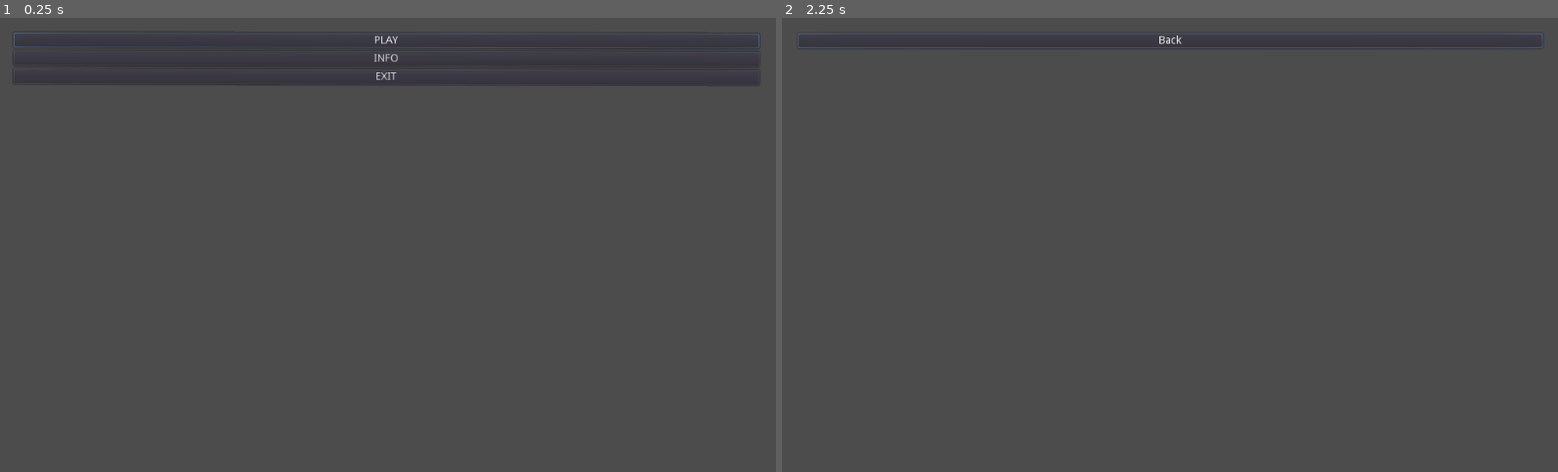
Above: before the commit, frames 1-2 (left to right).
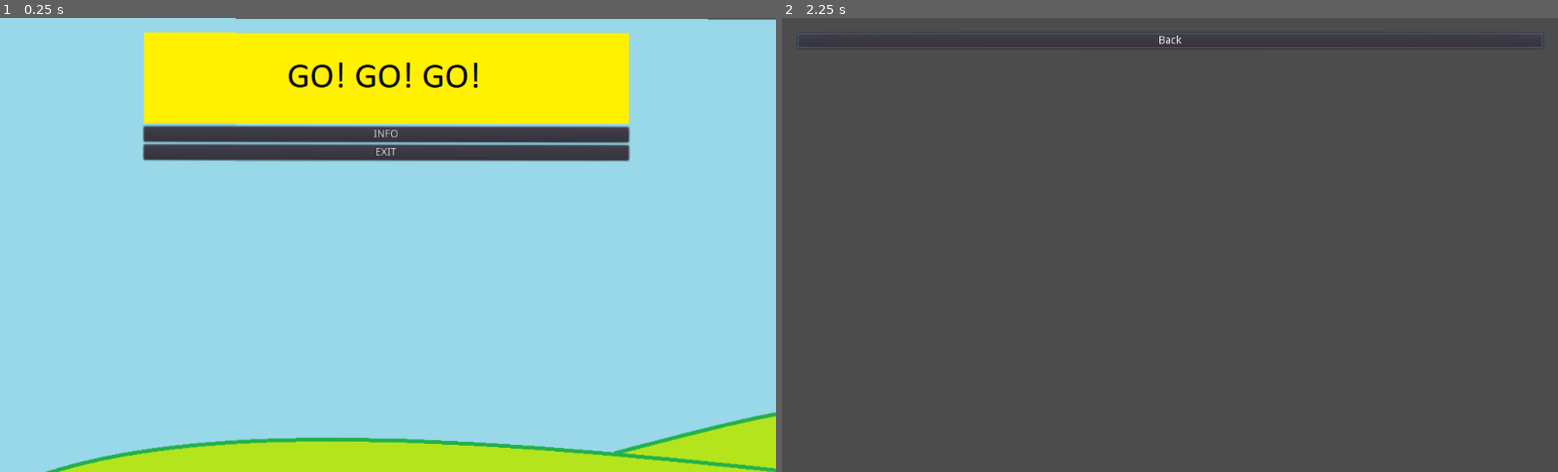
Above: after the commit, the same moments.

Repository: TheSpaceManSplatt/Game_Jam
Game: Godot game, scene res://MENUS/main menu.tscn
Same seed, same stepped clock (60 frames per second), same inputs: the game is played once before the commit and once after it. The project has no main scene, so this scene is started directly.
Inputs (mouse positions are in pixels of both pictures, inside the frame that each line leads up to; where the layout moved, square brackets give the same spot in the first picture):
- Up to frame 1 (0.25 s): no input
- Up to frame 2 (2.25 s): click (1170, 77) [1170, 40] at 0.5 s; click (1170, 77) [1170, 40] at 1.25 s; click "INFO" at 2 s

The runs differ from the first frame. In frame 1, 96% of the frame differs, in the area x 0-100%, y 0-100%; in frame 2, nothing differs.

Commit message:
(none)

Diff:
--- a/MENUS/main menu.gd
+++ b/MENUS/main menu.gd
@@ -6,7 +6,6 @@
 func _on_Play_button_pressed():
 	pass # Replace with function body.
 
-
 func _on_Info_button_pressed():
 	get_tree().change_scene("res://MENUS/info_menu.tscn")
 
--- a/MENUS/main menu.tscn
+++ b/MENUS/main menu.tscn
@@ -1,6 +1,8 @@
-[gd_scene load_steps=2 format=2]
+[gd_scene load_steps=4 format=2]
 
 [ext_resource path="res://MENUS/main menu.gd" type="Script" id=1]
+[ext_resource path="res://MENUS/background.png" type="Texture" id=2]
+[ext_resource path="res://MENUS/GO_BUTTON.png" type="Texture" id=3]
 
 [node name="main menu" type="Control"]
 anchor_right = 1.0
@@ -12,6 +14,10 @@
 __meta__ = {
 "_edit_use_anchors_": false
 }
+
+[node name="Sprite" type="Sprite" parent="."]
+position = Vector2( 640, 360 )
+texture = ExtResource( 2 )
 
 [node name="HBoxContainer" type="HBoxContainer" parent="."]
 anchor_left = -0.000743386
@@ -26,30 +32,33 @@
 grow_vertical = 0
 size_flags_horizontal = 3
 size_flags_vertical = 3
+alignment = 1
 __meta__ = {
 "_edit_use_anchors_": false
 }
 
 [node name="VBoxContainer" type="VBoxContainer" parent="HBoxContainer"]
-margin_right = 1240.0
+margin_left = 300.0
+margin_right = 940.0
 margin_bottom = 680.0
-size_flags_horizontal = 3
+size_flags_horizontal = 0
+size_flags_vertical = 3
 
-[node name="Play_button" type="Button" parent="HBoxContainer/VBoxContainer"]
-margin_right = 1240.0
-margin_bottom = 20.0
-text = "PLAY"
+[node name="Play_button" type="TextureButton" parent="HBoxContainer/VBoxContainer"]
+margin_right = 640.0
+margin_bottom = 120.0
+texture_normal = ExtResource( 3 )
 
 [node name="Info_button" type="Button" parent="HBoxContainer/VBoxContainer"]
-margin_top = 24.0
-margin_right = 1240.0
-margin_bottom = 44.0
+margin_top = 124.0
+margin_right = 640.0
+margin_bottom = 144.0
 text = "INFO"
 
 [node name="Exit_button" type="Button" parent="HBoxContainer/VBoxContainer"]
-margin_top = 48.0
-margin_right = 1240.0
-margin_bottom = 68.0
+margin_top = 148.0
+margin_right = 640.0
+margin_bottom = 168.0
 text = "EXIT"
 [connection signal="pressed" from="HBoxContainer/VBoxContainer/Play_button" to="." method="_on_Play_button_pressed"]
 [connection signal="pressed" from="HBoxContainer/VBoxContainer/Info_button" to="." method="_on_Info_button_pressed"]
Binary file added: Assets/play field.png
Not shown, added: Assets/play field.png.import
Binary file added: MENUS/GO_BUTTON.png
Not shown, added: MENUS/GO_BUTTON.png.import
Binary file added: MENUS/background.png
Not shown, added: MENUS/background.png.import
